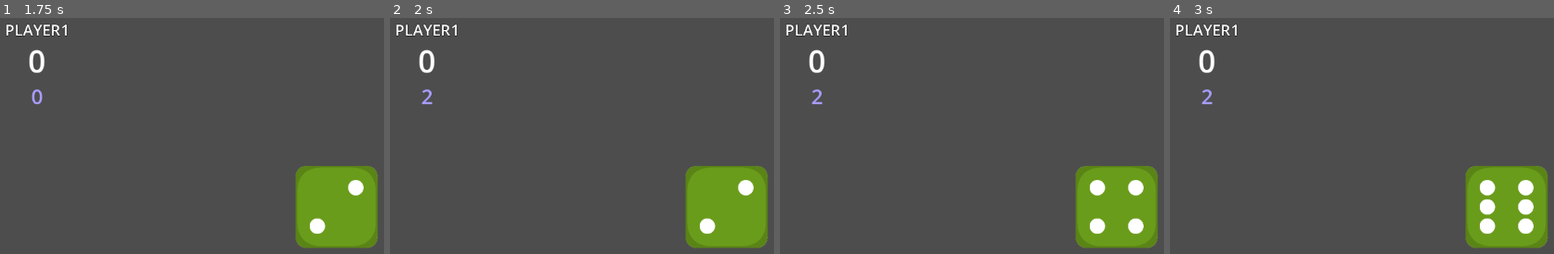
Above: before the commit, frames 1-4 (left to right).
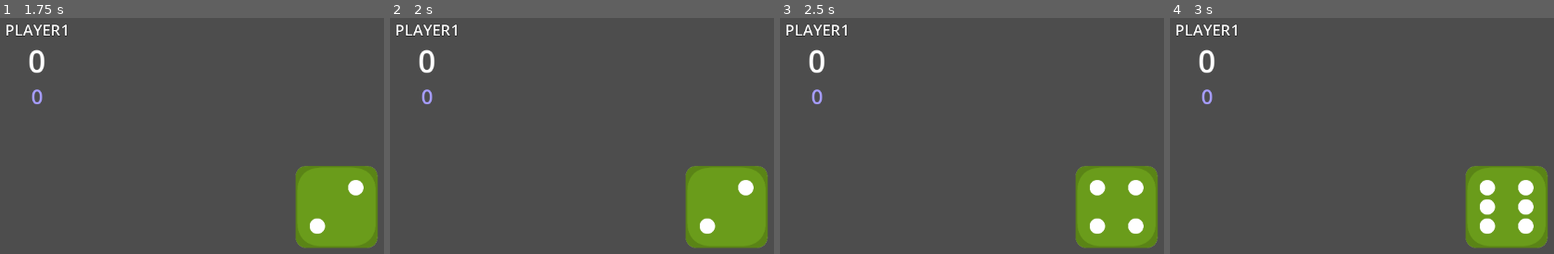
Above: after the commit, the same moments.

Repository: koss054/DicesGodot
Game: Godot game, scene res://Screens/main.tscn
The game is run twice, just before and just after one commit, with the same random seed, the same clock (stepped at 60 frames per second) and the same inputs.
Inputs:
- Up to frame 1 (1.75 s): tap Enter at 0.5 s; tap Space (dice_roll) at 0.6, 1.35 s
- Up to frame 2 (2 s): no input
- Up to frame 3 (2.5 s): tap Space (dice_roll) at 2, 2.3 s; tap T (take_points) at 2.1 s
- Up to frame 4 (3 s): tap Space (dice_roll) at 2.85 s

Frame 1 is identical in both runs. In frame 2, 0.1% of the frame differs, in the area x 8-12%, y 30-37%; in frame 3, 0.1%; in frame 4, 0.1%.

Commit message:
Update negative roll outcome
Rolling 1 is rare for some reason, so I made 2 a negative outcome as well.

Rolling 2 - same as before, you just lose your current points.

Rolling 1 - updated, same as above with the difference being that your total points are subtracted by your current points.

TODO: Move Loss and Earn sounds to player scene, and play different Loss sound depending if it's roll 1 or 2.

Diff:
--- a/Screens/dice.gd
+++ b/Screens/dice.gd
@@ -44,21 +44,21 @@
 
 	finish_roll()
 
-	if dice_number > 0:
+	if dice_number > 1:
 		positive_roll_outcome(dice_number)
 	else:
-		negative_roll_outcome()
+		negative_roll_outcome(dice_number)
 
 	can_roll = true
 
-# Dice number is 0-5. + 1 is added for accurate score.
+# Dice number is 0-5. + 1 is added for accurate score/roll.
 func positive_roll_outcome(dice_number: int):
 	$Earn.play()
 	player_one.increase_current_points(dice_number + 1)
 
-func negative_roll_outcome():
+func negative_roll_outcome(dice_number: int):
 	$Loss.play()
-	player_one.remove_current_points()
+	player_one.remove_current_points(dice_number + 1)
 
 func slower_roll():
 	current_timer_delay += 0.05
--- a/Screens/player.gd
+++ b/Screens/player.gd
@@ -18,9 +18,13 @@
 	current_points += points_earned
 	update_node_text(current_points_node, current_points)
 
-func remove_current_points():
+func remove_current_points(dice_number: int):
+	if dice_number == 1:
+		total_points -= current_points
+
 	current_points = 0
 	update_node_text(current_points_node, current_points)
+	update_node_text(total_points_node, total_points)
 
 func update_node_text(updated_node: Label, new_text):
 	updated_node.set_text(str(new_text))
